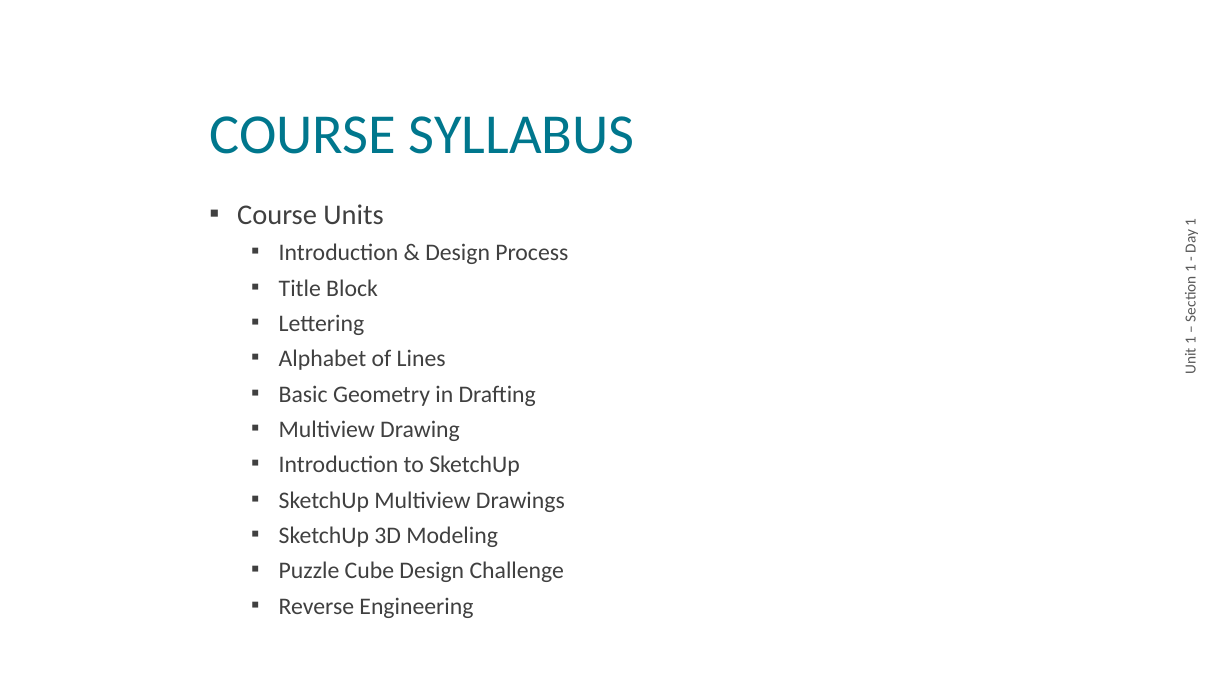
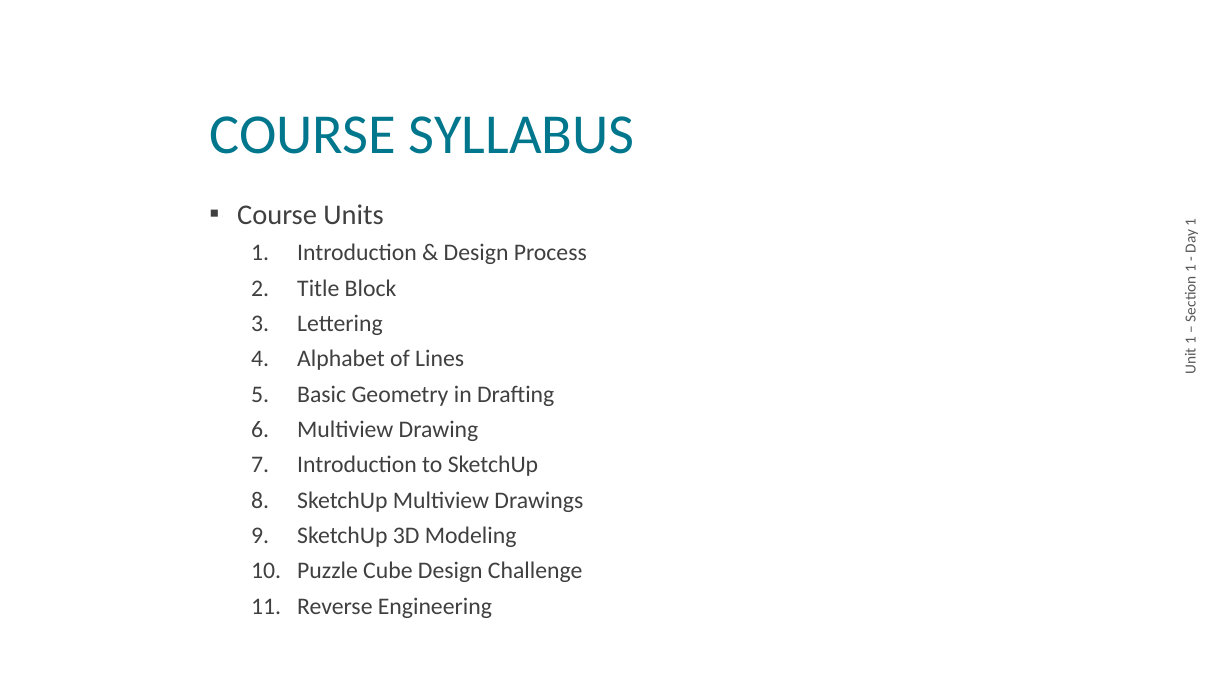
Before and after one commit to nickvertucci/Technology-Education-Curriculum, a slide deck: slide 5 of High School/Design and Drawing for Production/Unit 1 - Introduction & Design Process/Section 1 - Syllabus Overview and Classroom Operation/Assets/Unit 1 - Section 1 - Syllabus.pptx (slide 4 before the commit). Drawn at 1232x693 pixels with LibreOffice and Linux fonts; fonts in the diff are those of the drawing; background and template pictures are left out. Boxes give left, top, right and bottom in pixels: in the first picture for what was removed or moved away, otherwise in the second. Text is boxed around its words. In the diff, an @@ line names an element or a change of style, - is before the commit and + after.

```diff
--- a/High School/Design and Drawing for Production/Unit 1 - Introduction & Design Process/Section 1 - Syllabus Overview and Classroom Operation/Assets/Unit 1 - Section 1 - Syllabus.pptx
+++ b/High School/Design and Drawing for Production/Unit 1 - Introduction & Design Process/Section 1 - Syllabus Overview and Classroom Operation/Assets/Unit 1 - Section 1 - Syllabus.pptx
@@ text at (297,243,587,618): bullet ▪ to 1. @@
```
Also in this commit, not shown: 1 slide added.
